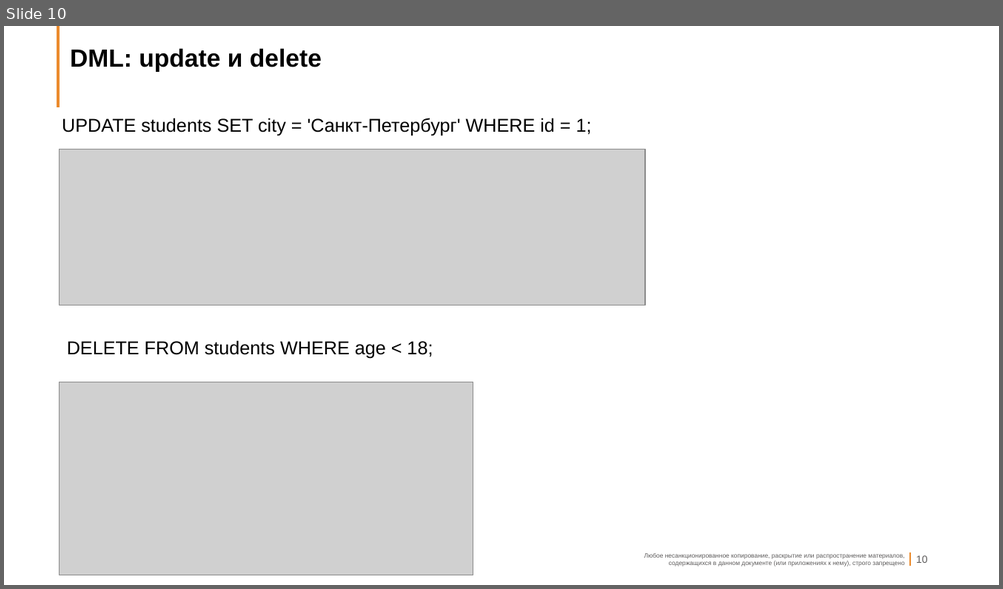
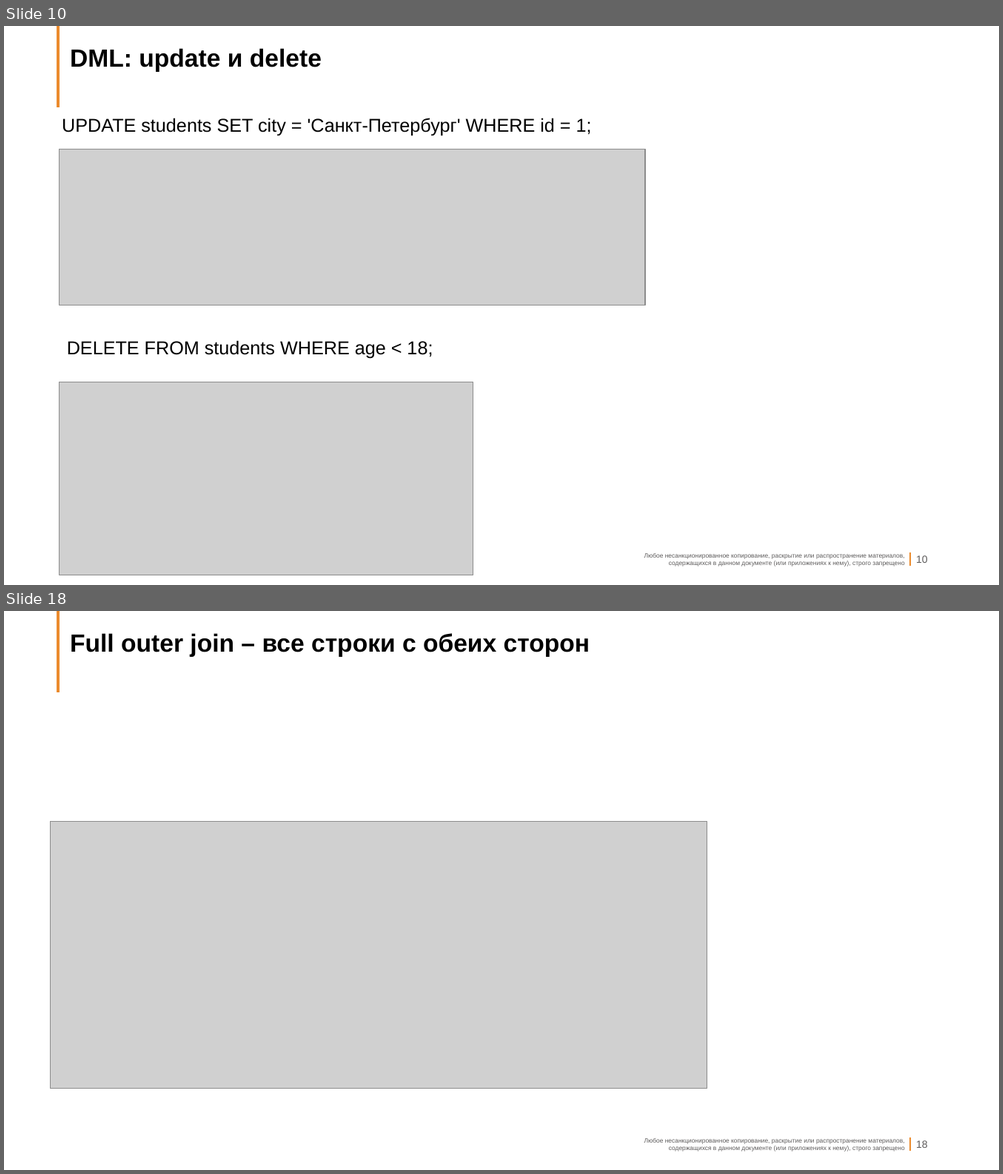
Before and after one commit to vivyako/it-24107, a slide deck: Лекция2_Основы_SQL.pptx. Shown one above the other, each under a label of ours: slide 10 before the commit, slides 10 and 18 after it; the slides between them are not shown. The pictures are 1003x589 and 1003x1174 pixels, drawn with LibreOffice and Linux fonts; fonts in the diff are those of the drawing; grey boxes stand for pictures; background and template pictures are left out. Boxes give left, top, right and bottom in pixels: in the first picture for what was removed or moved away, otherwise in the second. Text is boxed around its words. In the diff, an @@ line names an element or a change of style, - is before the commit and + after.

```diff
--- a/Лекция2_Основы_SQL.pptx
+++ b/Лекция2_Основы_SQL.pptx
@@ slide 18 added at (x1=4, y1=611, x2=999, y2=1170), background #FFFFFF; not listed: 5 template elements that a slide beside it also shows @@
@@ title added at (x1=70, y1=633, x2=590, y2=657), 24 pt, text #000000, bold @@
+Full outer join – все строки с обеих сторон
@@ picture added at (x1=51, y1=821, x2=707, y2=1088) @@
```
Also in this commit, not shown: 1 slide changed, 19 other slides added.
